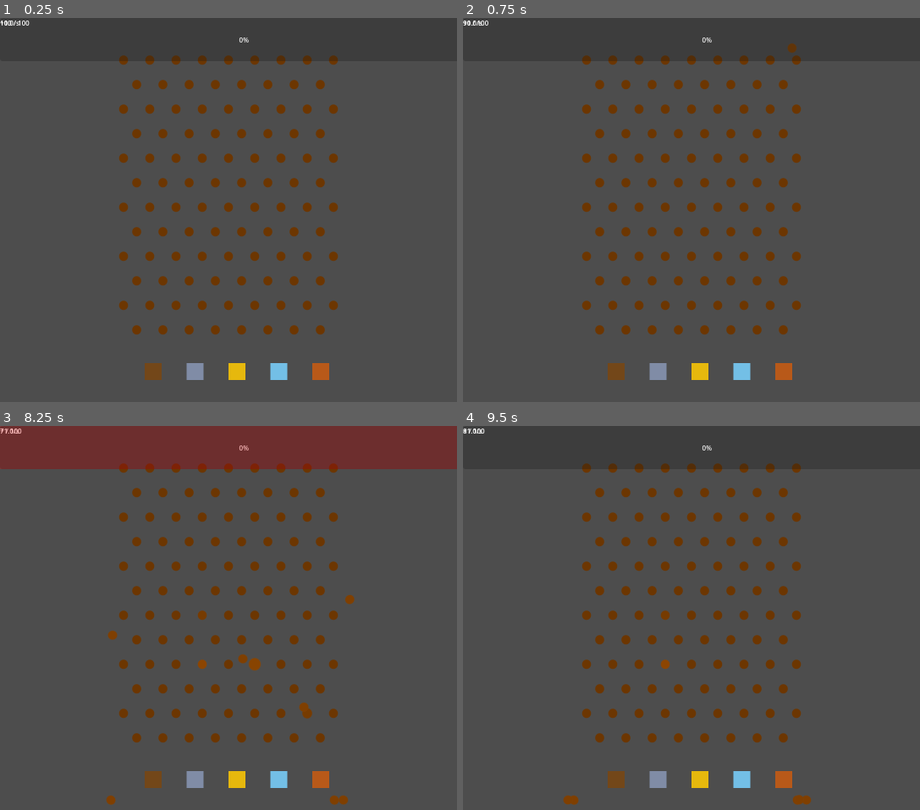
Above: before the commit, frames 1-4 (two rows, left to right).
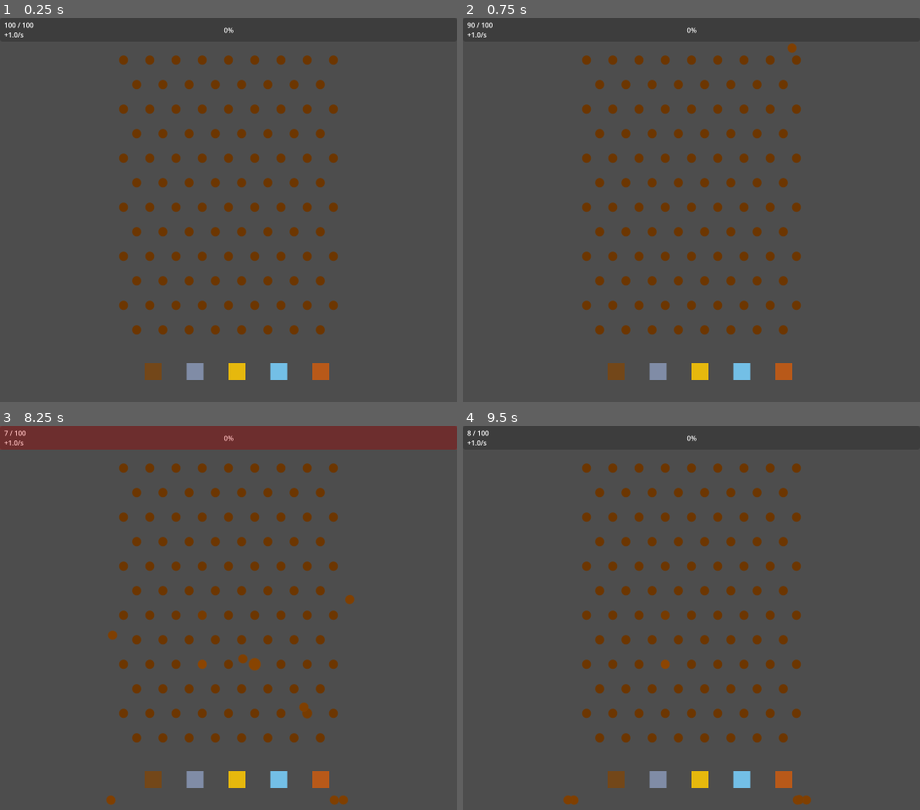
Above: after the commit, the same moments.

Repository: RafaelNTeixeira/ScrapFall
Game: Godot game, scene res://scenes/Main.tscn
Two runs of this game, one before a commit and one after it. Both use one fixed random seed, a clock stepped at 60 frames per second and the inputs below.
Inputs (mouse positions are in pixels of both pictures, inside the frame that each line leads up to):
- Up to frame 1 (0.25 s): no input
- Up to frame 2 (0.75 s): tap Enter at 0.5 s; move the mouse to (792, 321) at 0.52 s; click (792, 321) at 0.67 s
- Up to frame 3 (8.25 s): tap Space at 1.25 s; drag from (137, 798) to (123, 468) at 1.27 s; move the mouse to (274, 614) at 2.02 s; click (274, 614) at 2.17 s; drag from (outside the picture) to (123, 468) at 2.77 s; move the mouse to (outside the picture) at 3.52 s; click (outside the picture) at 3.67 s; drag from (91, 664) to (150, 468) at 4.27 s; move the mouse to (251, 763) at 5.02 s; click (251, 763) at 5.17 s; drag from (159, 594) to (201, 468) at 5.77 s; move the mouse to (329, 729) at 6.52 s; click (329, 729) at 6.67 s; drag from (137, 798) to (178, 468) at 7.27 s; move the mouse to (274, 614) at 8.02 s; click (274, 614) at 8.17 s
- Up to frame 4 (9.5 s): drag from (outside the picture) to (641, 468) at 8.77 s

The runs differ from the first frame. In frame 1, 0.3% of the frame differs, in the area x 0-74%, y 0-12%; in frame 2, 0.4%; in frame 3, 5.0%, in the area x 0-100%, y 0-12%; in frame 4, 0.3%.

Commit message:
imp: Improved poewr meter label positioning

Diff:
--- a/scenes/PowerMeterUI.tscn
+++ b/scenes/PowerMeterUI.tscn
@@ -16,23 +16,29 @@
 
 [node name="ProgressBar" type="ProgressBar" parent="Control" unique_id=989091035]
 layout_mode = 0
-offset_right = 1152.0
-offset_bottom = 102.0
+offset_right = 1080.0
+offset_bottom = 56.0
 step = 1.0
 
 [node name="EnergyLabel" type="Label" parent="Control" unique_id=574312686]
 layout_mode = 0
-offset_right = 40.0
-offset_bottom = 23.0
+offset_left = 10.0
+offset_top = 5.0
+offset_right = 72.0
+offset_bottom = 28.0
+text = "100/100"
 
 [node name="RegenLabel" type="Label" parent="Control" unique_id=1795856242]
 layout_mode = 0
-offset_right = 40.0
-offset_bottom = 23.0
+offset_left = 10.0
+offset_top = 28.0
+offset_right = 60.0
+offset_bottom = 51.0
+text = "+1/sec"
 
 [node name="NoEnergyFlash" type="ColorRect" parent="Control" unique_id=741351804]
 layout_mode = 0
-offset_right = 1152.0
-offset_bottom = 102.0
+offset_right = 1080.0
+offset_bottom = 56.0
 mouse_filter = 2
 color = Color(0.8901961, 0, 0, 0)
